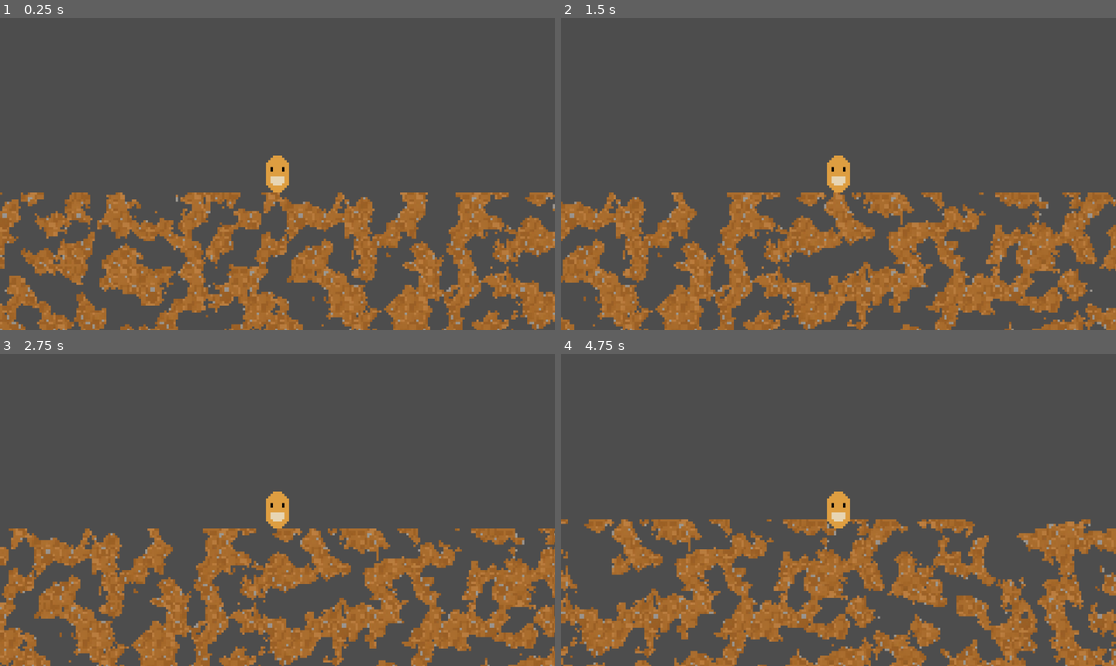
Above: before the commit, frames 1-4 (two rows, left to right).
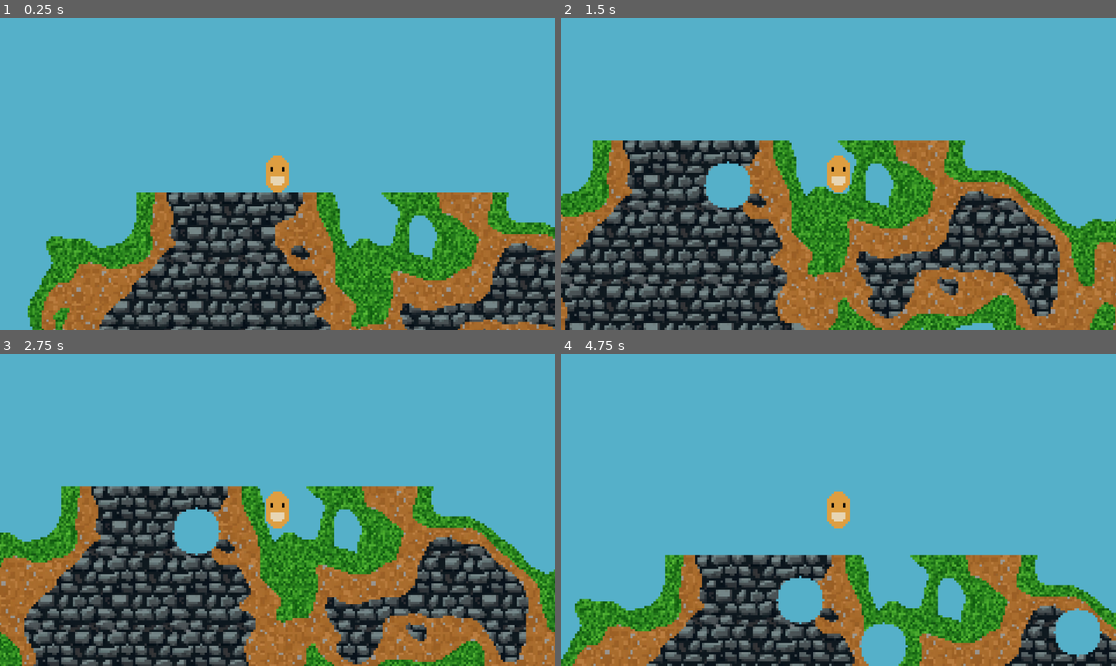
Above: after the commit, the same moments.

Repository: BerkZerker/Strata-Game-Project
Game: Godot game, scene res://src/world/world.tscn
Same seed, same stepped clock (60 frames per second), same inputs: the game is played once before the commit and once after it.
Inputs (mouse positions are in pixels of both pictures, inside the frame that each line leads up to):
- Up to frame 1 (0.25 s): no input
- Up to frame 2 (1.5 s): tap Enter at 0.5 s; move the mouse to (960, 158) at 0.52 s; hold D from 0.53 s (still down); click (960, 158) at 0.67 s; tap Space at 0.77 s; move the mouse to (727, 189) at 1.27 s; click (727, 189) at 1.42 s
- Up to frame 3 (2.75 s): tap Space at 1.52 s; move the mouse to (333, 441) at 2.02 s; release D at 2.03 s; hold A from 2.03 s (still down); click (333, 441) at 2.17 s
- Up to frame 4 (4.75 s): move the mouse to (810, 572) at 2.77 s; release A at 2.78 s; hold D 2.78-4.28 s; click (810, 572) at 2.92 s; tap Space at 3.02, 3.77, 4.52 s; move the mouse to (1005, 556) at 3.52 s; click (1005, 556) at 3.67 s; move the mouse to (672, 463) at 4.27 s; hold A from 4.28 s (still down); click (672, 463) at 4.42 s

The runs differ from the first frame. In frame 1, 92% of the frame differs, in the area x 0-100%, y 0-100%; in frame 2, 91%; in frame 3, 91%; in frame 4, 95%.

Commit message:
added different tile types and slightly cooler terrain gen

Diff:
--- a/project.godot
+++ b/project.godot
@@ -23,3 +23,4 @@
 [rendering]
 
 textures/canvas_textures/default_texture_filter=0
+environment/defaults/default_clear_color=Color(0.3318, 0.690723, 0.79, 1)
--- a/src/scripts/terrain_generator.gd
+++ b/src/scripts/terrain_generator.gd
@@ -7,7 +7,7 @@
 	var noise = FastNoiseLite.new()
 	noise.noise_type = FastNoiseLite.TYPE_SIMPLEX
 	noise.seed = world_seed
-	noise.frequency = 0.05
+	noise.frequency = 0.003
 
 	var terrain_data = []
 
@@ -23,8 +23,12 @@
 				for j in range(chunk_size):
 					var value = noise.get_noise_2d(float(x * chunk_size + j), float(y * chunk_size + i))
 					# Santize the value to be an int - solid is 1 air is 0
-					if value > 0:
-						value = 1
+					if value > 0.3:
+						value = 3 # Stone
+					elif value > 0.2:
+						value = 1 # Dirt
+					elif value > 0.1:
+						value = 2 # Grass
 					else:
 						value = 0
 					chunk[i].append(value)
--- a/src/scripts/terrain_mesher.gd
+++ b/src/scripts/terrain_mesher.gd
@@ -6,7 +6,8 @@
 
 # TEMP
 const dirt_texture: CompressedTexture2D = preload("res://assets/dirt.png")
-
+const grass_texture: CompressedTexture2D = preload("res://assets/grass.png")
+const stone_texture: CompressedTexture2D = preload("res://assets/stone.png")
 
 # Function to build the terrain from the generated data
 func mesh_terrain(terrain_data: Array, world_to_pix_scale: int, chunk_size: int) -> Array:
@@ -63,7 +64,8 @@
 	# Set the uniforms for our new shader
 	material.set_shader_parameter("chunk_data_texture", data_texture)
 	material.set_shader_parameter("dirt_texture", dirt_texture)
-
+	material.set_shader_parameter("grass_texture", grass_texture)
+	material.set_shader_parameter("stone_texture", stone_texture)
 
 # maybe TEMP
 # Encodes the terrain data into a texture for the shader
--- a/src/world/world.gd
+++ b/src/world/world.gd
@@ -2,8 +2,8 @@
 
 # Variables
 @export var chunk_size: int = 64 # how many blocks per chunk
-@export var world_width: int = 10 # in chunks
-@export var world_height: int = 5 # in chunks
+@export var world_width: int = 30 # in chunks
+@export var world_height: int = 20 # in chunks
 @export var world_to_pix_scale: int = 1 # How big a block is in pix
 @export var world_seed: int = randi() % 100000 # Random seed for the world generation
 
@@ -48,7 +48,7 @@
 		if mouse_button == "left":
 			edit_terrain(get_global_mouse_position(), 10, 0) # Add solid blocks
 		elif mouse_button == "right":
-			edit_terrain(get_global_mouse_position(), 10, 1) # Remove solid blocks
+			edit_terrain(get_global_mouse_position(), 10, 3) # Remove solid blocks
 
 
 # This function needs to be cleaned up a bit, and should return
--- a/terrain.gdshader
+++ b/terrain.gdshader
@@ -2,7 +2,10 @@
 
 uniform sampler2D chunk_data_texture : filter_nearest;
 uniform sampler2D dirt_texture : source_color, repeat_enable, filter_nearest;
-uniform vec2 dirt_texture_size = vec2(32.0, 32.0);
+uniform sampler2D grass_texture : source_color, repeat_enable, filter_nearest;
+uniform sampler2D stone_texture : source_color, repeat_enable, filter_nearest;
+
+uniform vec2 texture_size = vec2(32.0, 32.0);
 
 varying vec2 world_position; // Pixel world pos
 
@@ -13,14 +16,20 @@
 void fragment() {
 	// Get tile id from the encoded data in terrain_mesher.gd
 	float tile_id = texture(chunk_data_texture, UV).r * 255.0;
+	vec2 tile_uv = world_position / texture_size;
 
 	if (tile_id < 0.5) {
 		// 0 is air
 		discard;
 	} else if (abs(tile_id - 1.0) < 0.5) {
 		// 1 is dirt
-		vec2 dirt_uv = world_position / dirt_texture_size;
-		COLOR = texture(dirt_texture, dirt_uv);
+		COLOR = texture(dirt_texture, tile_uv);
+	} else if (abs(tile_id - 2.0) < 0.5) {
+		// 2 is grass
+		COLOR = texture(grass_texture, tile_uv);
+	} else if (abs(tile_id - 3.0) < 0.5) {
+		// 3 is stone
+		COLOR = texture(stone_texture, tile_uv);
 	} else {
 		// fallback if unidentified
 		COLOR = vec4(1.0, 0.0, 1.0, 0.0); // Bright magenta
Binary file added: assets/grass.png
Not shown, added: assets/grass.png.import
Binary file added: assets/stone.png
Not shown, added: assets/stone.png.import
